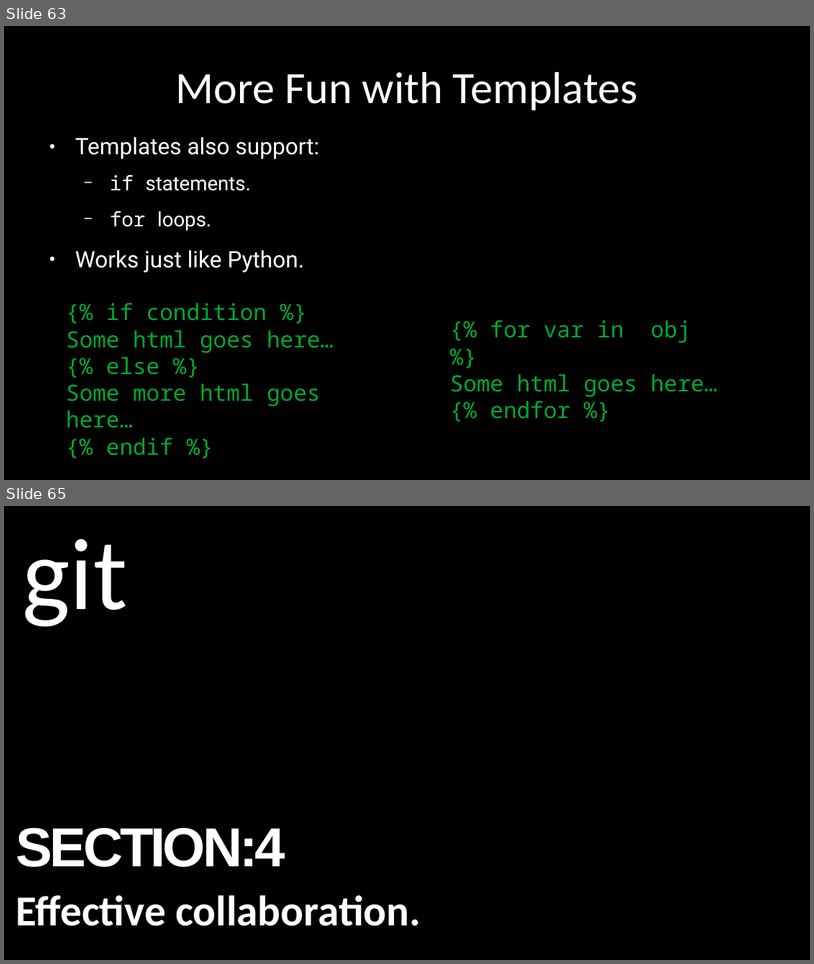
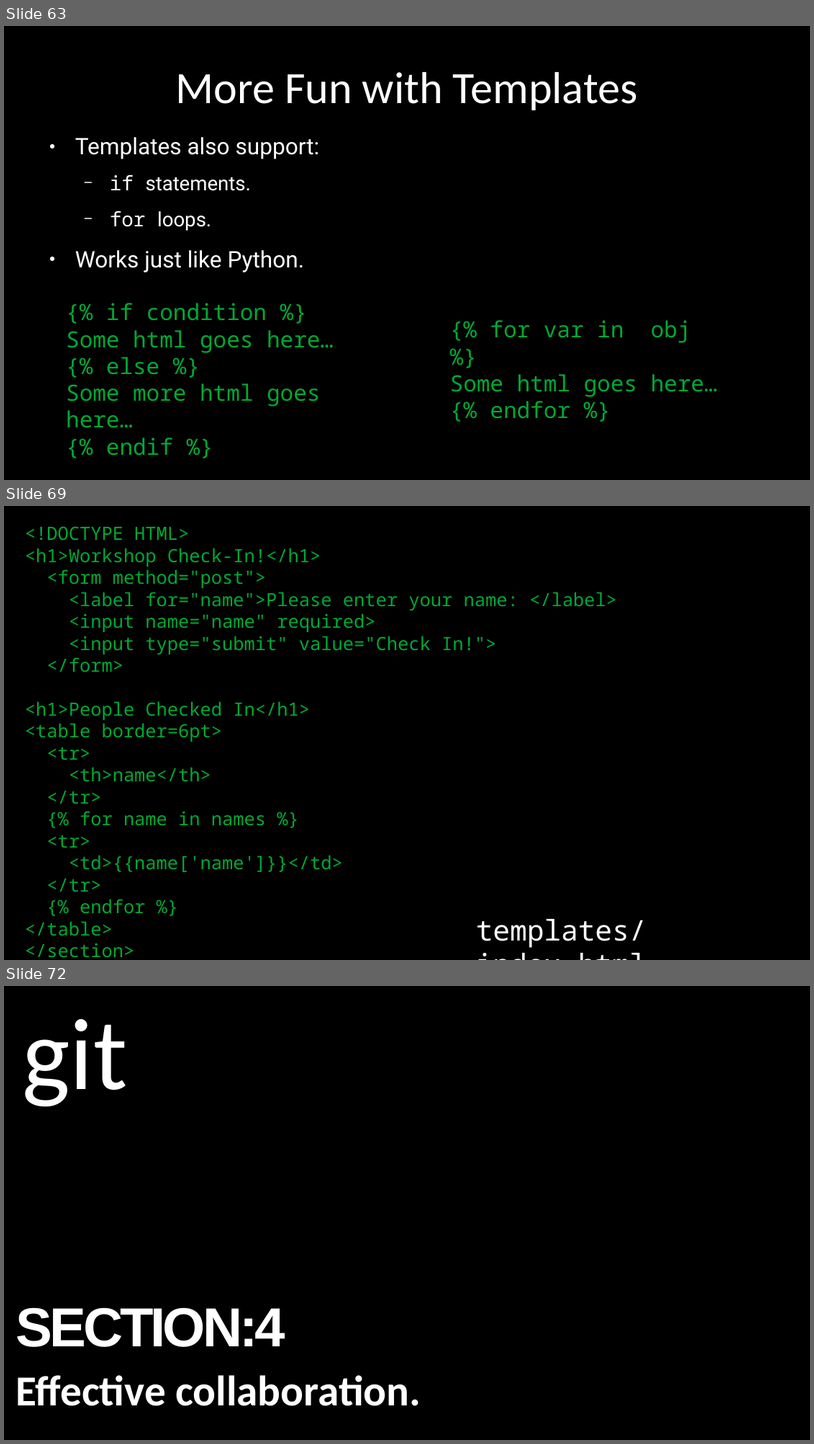
Before and after one commit to alexacallmebaka/htmlflasksql, a slide deck: slides/deck.odp. Shown one above the other, each under a label of ours: slides 63 and 65 before the commit, slides 63, 69 and 72 after it; the slides between them are not shown. The pictures are 814x964 and 814x1444 pixels, drawn with LibreOffice and Linux fonts; fonts in the diff are those of the drawing. Boxes give left, top, right and bottom in pixels: in the first picture for what was removed or moved away, otherwise in the second. Text is boxed around its words. In the diff, an @@ line names an element or a change of style, - is before the commit and + after.

```diff
--- a/slides/deck.odp
+++ b/slides/deck.odp
@@ slide 69 added at [4,506,810,960], background #000000 @@
@@ text added at [25,526,617,957], 18 pt, text #00A933 @@
+<!DOCTYPE HTML>
+<h1>Workshop Check-In!</h1>
+<form method="post">
+<label for="name">Please enter your name: </label>
+<input name="name" required>
+<input type="submit" value="Check In!">
+</form>
+<h1>People Checked In</h1>
+<table border=6pt>
+<tr>
+<th>name</th>
+</tr>
+{% for name in names %}
+<tr>
+<td>{{name['name']}}</td>
+</tr>
+{% endfor %}
+</table>
+</section>
@@ text added at [476,919,647,947], 28 pt, text #FFFFFF @@
+templates/index.html
@@ what was slide 65 is now slide 72 @@
```
Also in this commit, not shown: 4 slides changed, 18 other slides added, 3 slides removed, 1 other file.
